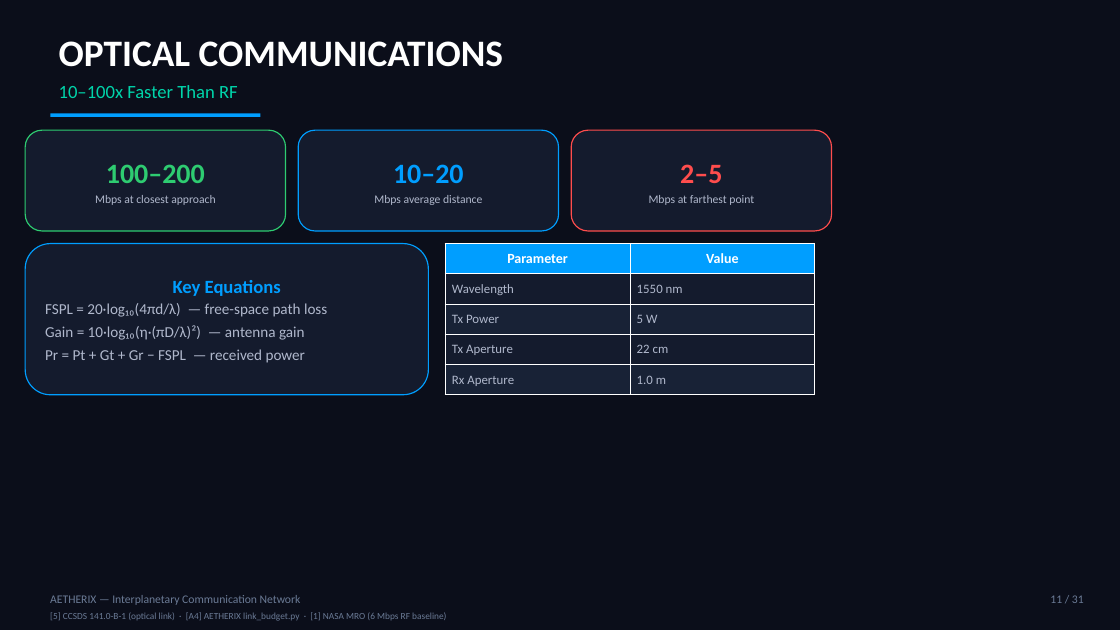
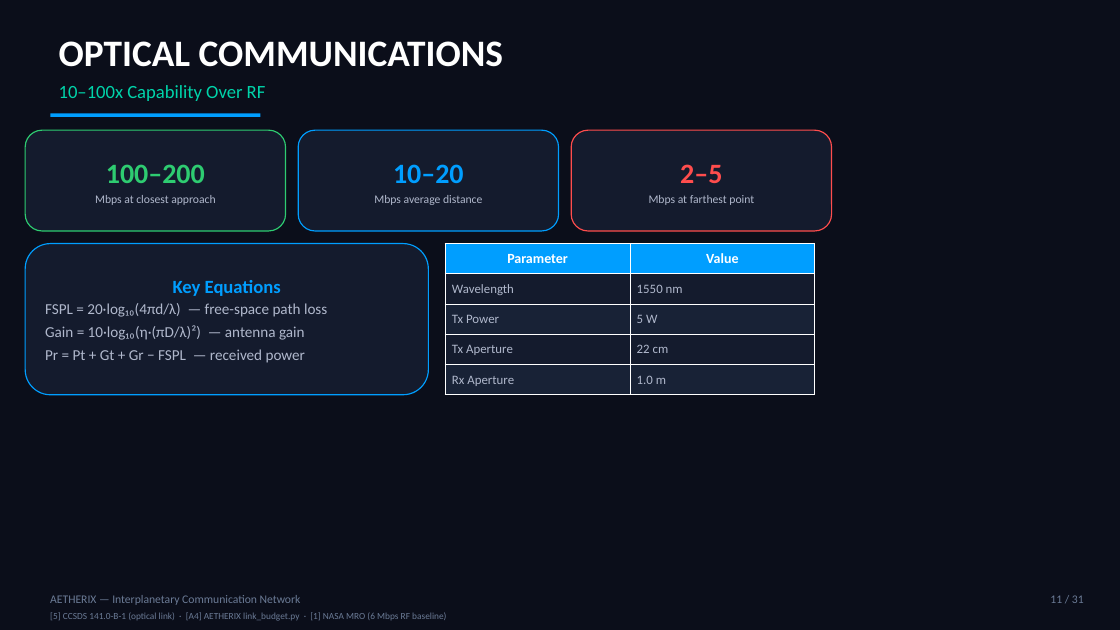
Before and after one commit to matx104/AETHERIX, a slide deck: slide 11 of docs/downloads/AETHERIX_Presentation_Compact.pptx. Drawn at 1120x630 pixels with LibreOffice and Linux fonts; fonts in the diff are those of the drawing. Boxes give left, top, right and bottom in pixels: in the first picture for what was removed or moved away, otherwise in the second. Text is boxed around its words. In the diff, an @@ line names an element or a change of style, - is before the commit and + after.

```diff
--- a/docs/downloads/AETHERIX_Presentation_Compact.pptx
+++ b/docs/downloads/AETHERIX_Presentation_Compact.pptx
@@ text at (59,85,266,101): text changed @@
-10–100x Faster Than RF
+10–100x Capability Over RF
```
Also in this commit, not shown: 5 other slides changed, 12 other files.
